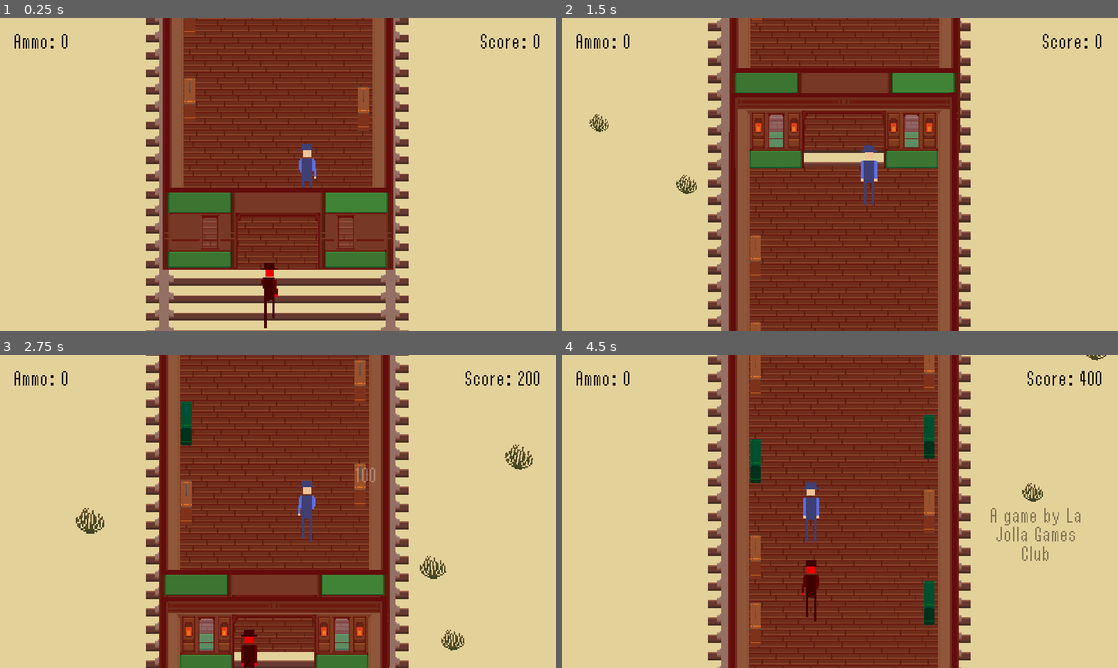
Above: before the commit, frames 1-4 (two rows, left to right).
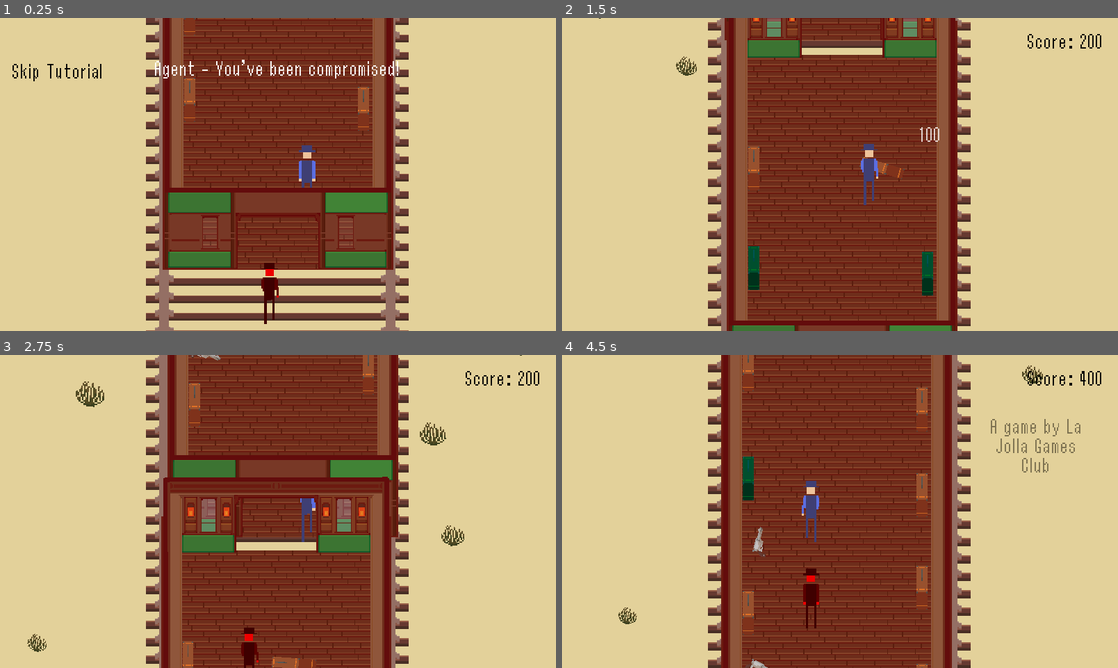
Above: after the commit, the same moments.

Repository: lajollagamesclub/week-139-followers
Game: Godot game, scene res://Main.tscn
Same seed, same stepped clock (60 frames per second), same inputs: the game is played once before the commit and once after it.
Inputs (mouse positions are in pixels of both pictures, inside the frame that each line leads up to):
- Up to frame 1 (0.25 s): no input
- Up to frame 2 (1.5 s): click (623, 71) at 0.5 s, where only the run after the commit has a clickable "Skip Tutorial"; tap Enter at 1.25 s; move the mouse to (962, 158) at 1.27 s; press the mouse at (962, 158) at 1.28 s; hold D (g_right) from 1.28 s (still down)
- Up to frame 3 (2.75 s): move the mouse to (166, 527) at 2.02 s; release D (g_right) at 2.03 s; release the mouse at (166, 527) at 2.03 s; hold Space (g_takedown) from 2.03 s (still down); click (166, 527) at 2.1 s
- Up to frame 4 (4.5 s): move the mouse to (895, 442) at 2.77 s; release Space (g_takedown) at 2.78 s; press the mouse at (895, 442) at 2.78 s; hold D (g_right) 2.78-4.28 s; move the mouse to (812, 574) at 3.52 s; release the mouse at (812, 574) at 3.53 s; click (812, 574) at 3.6 s; move the mouse to (1006, 558) at 4.27 s; press the mouse at (1006, 558) at 4.28 s; hold A (g_left) from 4.28 s (still down)

The runs differ from the first frame. In frame 1, 1.1% of the frame differs, in the area x 2-97%, y 5-100%; in frame 2, 17%; in frame 3, 24%, in the area x 2-96%, y 0-100%; in frame 4, 20%.

Commit message:
Flesh out tutorial

Diff:
--- a/src/AmmoLabel.gd
+++ b/src/AmmoLabel.gd
@@ -3,4 +3,5 @@
 const player_state = preload("res://player_state.tres")
 
 func _process(delta):
+	visible = player_state.has_gun
 	text = str("Ammo: ", player_state.ammo)
--- a/src/Car.gd
+++ b/src/Car.gd
@@ -51,12 +51,12 @@
 		else:
 			target_spot.x += 500.0
 			target_rotation += deg2rad(70.0)
-		score_info_state.add_score(global_position, 500)
+		score_info_state.add_score(global_position, 1000)
 		$RevAway.play()
 		$DeathTimer.start()
 		dying = true
 	else:
-		score_info_state.add_score(global_position, 50)
+		score_info_state.add_score(global_position, 100)
 
 
 func _on_DeathTimer_timeout():
--- a/src/CarManager.gd
+++ b/src/CarManager.gd
@@ -49,5 +49,5 @@
 	print(available_car_spots)
 
 func _new_timer_time():
-	$SpawnCarTimer.wait_time = rand_range(4.0, 10.0)*max(0.2, 1.0 - GameState.g_time/60.0)
+	$SpawnCarTimer.wait_time = rand_range(4.0, 10.0)*max(0.2, 1.0 - GameState.g_time/120.0)
 	$SpawnCarTimer.start()
--- /dev/null
+++ b/src/CaughtText.gd
@@ -0,0 +1,4 @@
+extends Label
+
+func _process(delta):
+	visible = GameState.caught
--- a/src/CreditsManager.gd
+++ b/src/CreditsManager.gd
@@ -10,6 +10,8 @@
 ]
 
 func _ready():
+	if GameState.tutorial_mode:
+		$SpawnTimer.stop()
 	randomize()
 
 func _on_SpawnTimer_timeout():
--- a/src/GameState.gd
+++ b/src/GameState.gd
@@ -7,9 +7,18 @@
 var caught := false
 var score := 0
 var g_time := 0.0
+var tutorial_mode := true setget set_tutorial_mode
+var spawning_guns := false
+var guy_going_fast := false
 
 func _process(delta):
 	g_time += delta
+
+func set_tutorial_mode(new_tutorial_mode):
+	tutorial_mode = new_tutorial_mode
+	if not tutorial_mode:
+		spawning_guns = true
+		guy_going_fast = true
 
 func reset(): # set default parameters
 	caught = false
@@ -21,9 +30,12 @@
 	caught = true
 	emit_signal("caught")
 
+func reload():
+	reset()
+	get_tree().reload_current_scene()
+
 func _input(event):
 	if not caught:
 		return
-	if event is InputEventKey or event is InputEventMouseButton:
-		get_tree().reload_current_scene()
-		reset()
+	if event is InputEventKey and event.scancode == KEY_SPACE:
+		reload()
--- a/src/Main.tscn
+++ b/src/Main.tscn
@@ -23,6 +23,9 @@
 [ext_resource path="res://ScoreInfoManager.gd" type="Script" id=21]
 [ext_resource path="res://AmmoLabel.gd" type="Script" id=22]
 [ext_resource path="res://CreditsManager.gd" type="Script" id=23]
+[ext_resource path="res://SkipTutorialButton.gd" type="Script" id=24]
+[ext_resource path="res://TutorialManager.gd" type="Script" id=25]
+[ext_resource path="res://CaughtText.gd" type="Script" id=26]
 
 [sub_resource type="RectangleShape2D" id=1]
 extents = Vector2( 32, 107.498 )
@@ -100,7 +103,7 @@
 [node name="AnimatedSprite" type="AnimatedSprite" parent="Player"]
 scale = Vector2( 2, 2 )
 frames = SubResource( 3 )
-frame = 4
+frame = 5
 playing = true
 
 [node name="Pursuer" type="Area2D" parent="." groups=[
@@ -121,7 +124,7 @@
 modulate = Color( 1, 0, 0, 1 )
 scale = Vector2( 2, 2 )
 frames = SubResource( 3 )
-frame = 3
+frame = 4
 playing = true
 
 [node name="CreditsManager" type="Node2D" parent="."]
@@ -153,6 +156,21 @@
 custom_colors/font_color = Color( 0, 0, 0, 1 )
 text = "Ammo: 00"
 script = ExtResource( 22 )
+__meta__ = {
+"_edit_use_anchors_": false
+}
+
+[node name="CaughtText" type="Label" parent="UI"]
+anchor_right = 1.0
+margin_left = 465.0
+margin_right = -465.0
+margin_bottom = 355.0
+theme = ExtResource( 19 )
+text = "You Were Caught! Press space to restart"
+align = 1
+valign = 1
+autowrap = true
+script = ExtResource( 26 )
 __meta__ = {
 "_edit_use_anchors_": false
 }
@@ -172,6 +190,39 @@
 __meta__ = {
 "_edit_use_anchors_": false
 }
+
+[node name="SkipTutorialButton" type="Button" parent="UI"]
+margin_left = 36.4933
+margin_top = 150.733
+margin_right = 352.493
+margin_bottom = 220.733
+theme = ExtResource( 19 )
+custom_colors/font_color = Color( 0, 0, 0, 1 )
+text = "Skip Tutorial"
+flat = true
+script = ExtResource( 24 )
+__meta__ = {
+"_edit_use_anchors_": false
+}
+
+[node name="TutorialManager" type="Node2D" parent="."]
+script = ExtResource( 25 )
+
+[node name="UI2" type="CanvasLayer" parent="TutorialManager"]
+
+[node name="Tutorialtext" type="Label" parent="TutorialManager/UI2"]
+anchor_right = 1.0
+margin_left = 465.0
+margin_right = -465.0
+margin_bottom = 355.0
+theme = ExtResource( 19 )
+text = "Agent - You've been compromised!"
+align = 1
+valign = 1
+autowrap = true
+__meta__ = {
+"_edit_use_anchors_": false
+}
 [connection signal="timeout" from="SceneryManager/SpawnTimer" to="SceneryManager" method="_on_SpawnTimer_timeout"]
 [connection signal="area_entered" from="Player/SuitcaseTakedown" to="Player/SuitcaseTakedown" method="_on_SuitcaseTakedown_area_entered"]
 [connection signal="takedown_slowdown" from="Player/SuitcaseTakedown" to="Player" method="_on_SuitcaseTakedown_takedown_slowdown"]
@@ -179,3 +230,4 @@
 [connection signal="area_entered" from="Pursuer" to="Pursuer" method="_on_Pursuer_area_entered"]
 [connection signal="timeout" from="CreditsManager/SpawnTimer" to="CreditsManager" method="_on_SpawnTimer_timeout"]
 [connection signal="timeout" from="CarManager/SpawnCarTimer" to="CarManager" method="_on_SpawnCarTimer_timeout"]
+[connection signal="pressed" from="UI/SkipTutorialButton" to="UI/SkipTutorialButton" method="_on_SkipTutorialButton_pressed"]
--- a/src/Pursuer.gd
+++ b/src/Pursuer.gd
@@ -23,7 +23,13 @@
 	elif player_state.y_offset >= global_position.y:
 		target_speed = -player_state.target_speed*0.5
 	else:
-		target_speed = -player_state.target_speed*1.1
+		if GameState.guy_going_fast:
+			target_speed = -player_state.target_speed*1.1
+		else:
+			if global_position.y > 950.0:
+				target_speed = -player_state.target_speed*1.2
+			else:
+				target_speed = -player_state.target_speed*0.9
 
 	if abs(player_state.y_offset - global_position.y) < 100.0:
 		target_x_pos = player_state.x_offset
@@ -36,8 +42,12 @@
 		target_speed = last_target_speed
 		smoothing = last_smoothing
 
+	if not GameState.guy_going_fast:
+		smoothing = 2.0
+
 	if GameState.caught:
 		smoothing = 15.0
+
 
 
 	cur_speed = ((target_speed - cur_speed) * smoothing * delta) + cur_speed
--- a/src/ScoreLabel.gd
+++ b/src/ScoreLabel.gd
@@ -1,4 +1,8 @@
 extends Label
+
+func _ready():
+	if GameState.tutorial_mode:
+		visible = false
 
 func _process(delta):
 	text = str("Score: ", GameState.score)
--- /dev/null
+++ b/src/SkipTutorialButton.gd
@@ -0,0 +1,9 @@
+extends Button
+
+func _ready():
+	visible = GameState.tutorial_mode
+
+
+func _on_SkipTutorialButton_pressed():
+	GameState.tutorial_mode = false
+	GameState.reload()
--- a/src/TrainCar.gd
+++ b/src/TrainCar.gd
@@ -40,7 +40,7 @@
 	var cur_suitcase: Suitcase = preload("res://Suitcase.tscn").instance()
 	var last_filled_with_rocks: bool = false
 	while cur_y_pos > cur_suitcase.length + 100.0:
-		if rand_range(0.0, 1.0) < 0.1: # spawn gun
+		if rand_range(0.0, 1.0) < 0.1 and GameState.spawning_guns: # spawn gun
 			cur_y_pos += cur_suitcase.length - 100.0
 			var cur_gun: Node2D = preload("res://GunPickup.tscn").instance()
 			add_child(cur_gun)
--- /dev/null
+++ b/src/TutorialManager.gd
@@ -0,0 +1,27 @@
+extends Node2D
+
+onready var label = $UI2/Tutorialtext
+
+func _ready():
+	if not GameState.tutorial_mode:
+		label.visible = false
+		return
+	label.text = "Agent - You've been compromised!"
+	yield(get_tree().create_timer(6.0), "timeout")
+	label.text = "Use A and D to move back and forth"
+	yield(get_tree().create_timer(6.0), "timeout")
+	label.text = "Use the same keys to interact with the luggage on the train by pressing the key again while already on a side"
+	yield(get_tree().create_timer(7.0), "timeout")
+	label.text = "Slow him down before he can catch you! Avoid the bags filled with rocks"
+	GameState.guy_going_fast = true
+	yield(get_tree().create_timer(10.0), "timeout")
+	label.text = "We're sending you some firepower - they may attract more powerful enemies! Use left click and aim with mouse to shoot"
+	GameState.spawning_guns = true
+	GameState.tutorial_mode = false
+	yield(get_tree().create_timer(10.0), "timeout")
+	label.text = ""
+
+func _process(delta):
+	if not GameState.tutorial_mode:
+		return
+	label.visible = not GameState.caught
Not shown: 1 places in src/Main.tscn that only renumber resources
